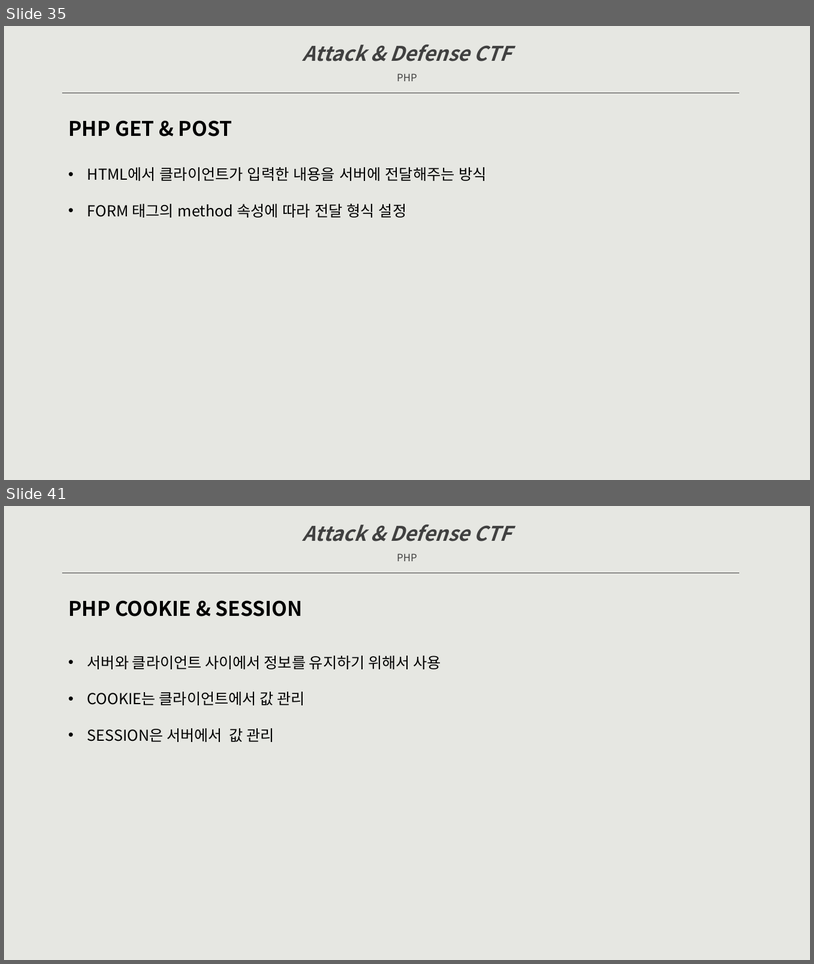
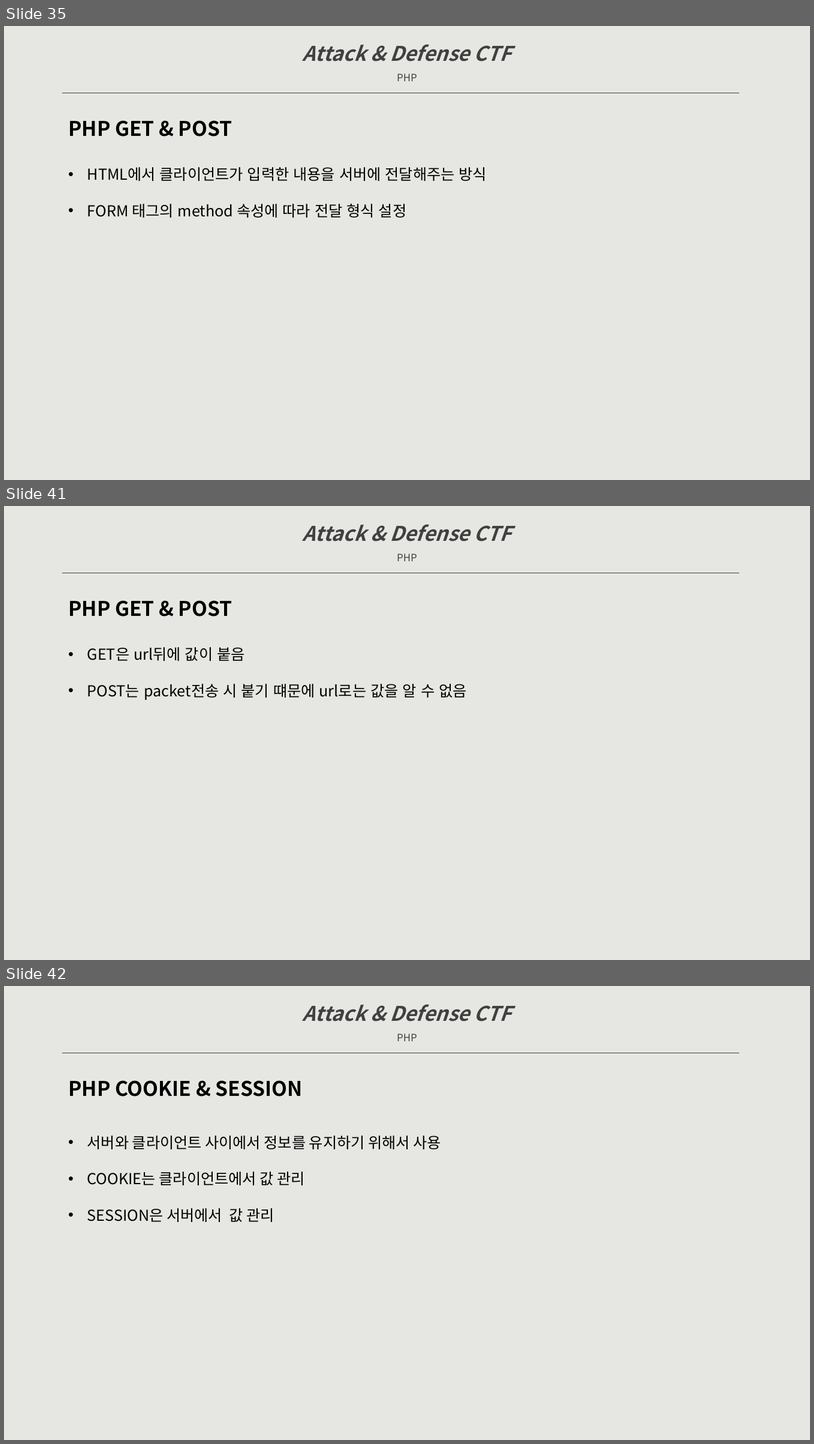
Before and after one commit to raxkson/kisec, a slide deck: Doc/Attack&Defense CTF-dev.pptx. Shown one above the other, each under a label of ours: slides 35 and 41 before the commit, slides 35, 41 and 42 after it; the slides between them are not shown. The pictures are 814x964 and 814x1444 pixels, drawn with LibreOffice and Linux fonts; fonts in the diff are those of the drawing. Boxes give left, top, right and bottom in pixels: in the first picture for what was removed or moved away, otherwise in the second. Text is boxed around its words. In the diff, an @@ line names an element or a change of style, - is before the commit and + after.

```diff
--- a/Doc/Attack&Defense CTF-dev.pptx
+++ b/Doc/Attack&Defense CTF-dev.pptx
@@ slide 41 added at [4, 506, 810, 960], background #E6E7E2 @@
@@ text added at [303, 524, 512, 561], 24 pt, text #404040, bold, italic @@
+Attack & Defense CTF
+PHP
@@ line added from (63, 573) to (740, 573), #404040 0.5 pt @@
@@ text added at [68, 600, 232, 616], 24 pt, text #000000, bold @@
+PHP GET & POST
@@ text added at [87, 647, 467, 700], 18 pt, text #000000 @@
+• GET은 url뒤에 값이 붙음
+• POST는 packet전송 시 붙기 떄문에 url로는 값을 알 수 없음
@@ what was slide 41 is now slide 42 @@
```
Also in this commit, not shown: 9 slides changed, 2 other slides added, 1 slide removed, 1 other file.
